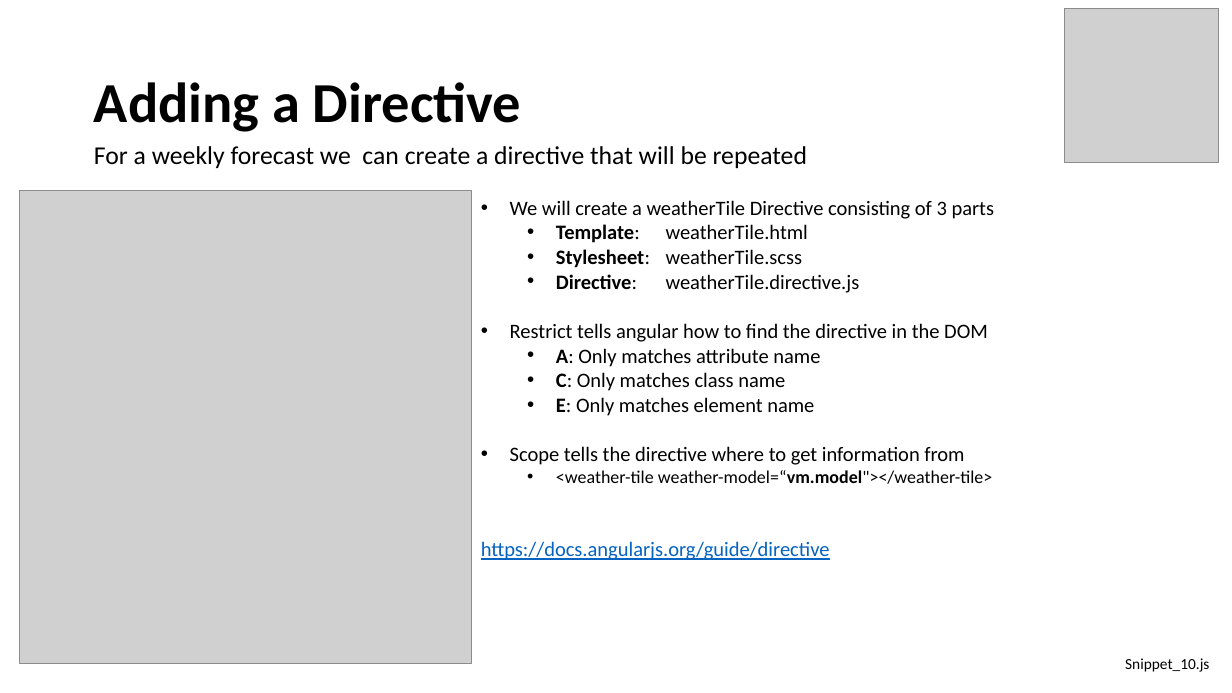
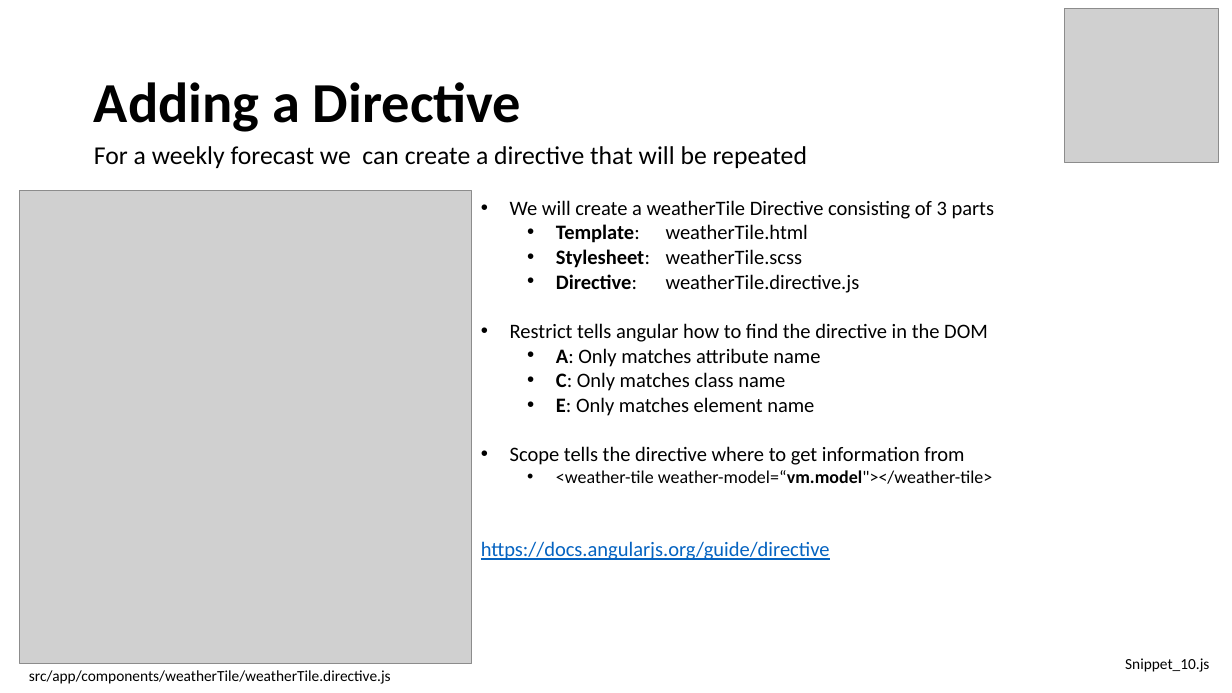
Before and after one commit to weiljx/weatherNg, a slide deck: slide 20 of Getting Started with Angular.pptx. Drawn at 1232x693 pixels with LibreOffice and Linux fonts; fonts in the diff are those of the drawing; grey boxes stand for pictures. Boxes give left, top, right and bottom in pixels: in the first picture for what was removed or moved away, otherwise in the second. Text is boxed around its words. In the diff, an @@ line names an element or a change of style, - is before the commit and + after.

```diff
--- a/Getting Started with Angular.pptx
+++ b/Getting Started with Angular.pptx
@@ text added at box(29, 670, 391, 684), 12 pt, text #000000 @@
+src/app/components/weatherTile/weatherTile.directive.js
```
Also in this commit, not shown: 12 other slides changed, 10 other files.
